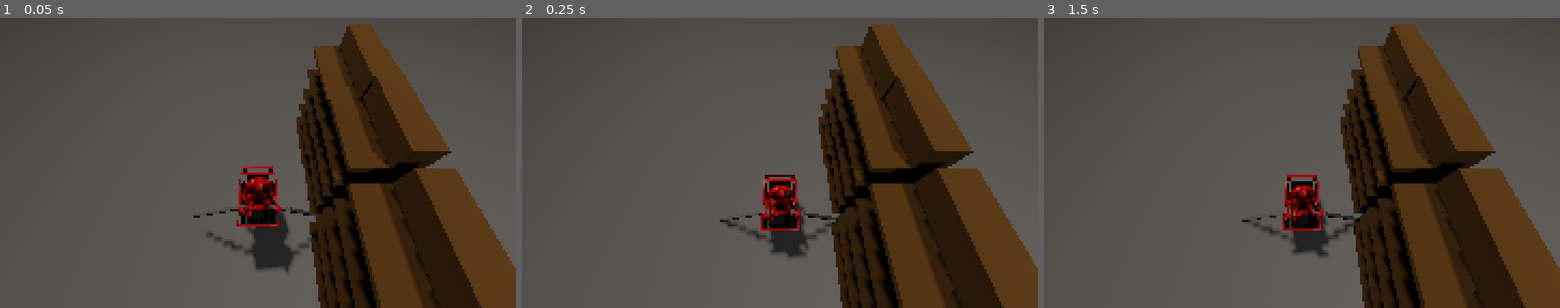
Above: before the commit, frames 1-3 (left to right).
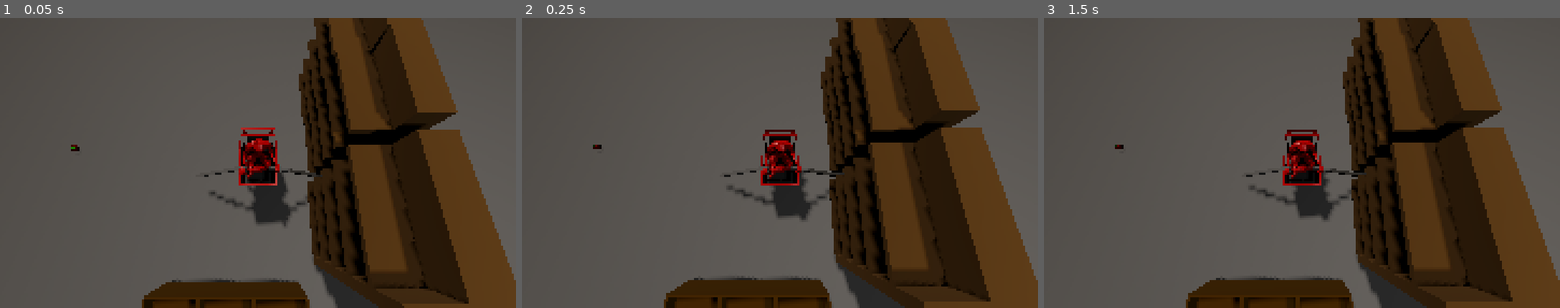
Above: after the commit, the same moments.

Repository: tm-nielsen/trolley-problem
Game: Godot game, scene res://scenes/root.tscn
Two runs of this game, one before a commit and one after it. Both use one fixed random seed, a clock stepped at 60 frames per second and the inputs below.
Inputs:
- Up to frame 1 (0.05 s): no input
- Up to frame 2 (0.25 s): no input
- Up to frame 3 (1.5 s): tap Enter at 1.25 s

The runs differ from the first frame. In frame 1, 22% of the frame differs, in the area x 13-100%, y 0-100%; in frame 2, 22%; in frame 3, 22%.

Commit message:
Swapped cart body to kinematic

Diff:
--- a/scenes/movement_test.tscn
+++ b/scenes/movement_test.tscn
@@ -1,13 +1,15 @@
-[gd_scene load_steps=13 format=3 uid="uid://c4qwrg2femdoj"]
+[gd_scene load_steps=16 format=3 uid="uid://c4qwrg2femdoj"]
 
 [ext_resource type="Script" uid="uid://c8nqi0le2ibfe" path="res://scripts/player/cart_body.gd" id="1_d5coj"]
 [ext_resource type="ArrayMesh" uid="uid://whb3aqhbna6n" path="res://models/cart/cart.res" id="1_nyyim"]
+[ext_resource type="Script" uid="uid://bdxeu5afe7edl" path="res://scripts/tracking_camera.gd" id="1_t354w"]
 [ext_resource type="Script" uid="uid://3jl1xhdapak2" path="res://scripts/player/paddle_controller.gd" id="3_l606k"]
 [ext_resource type="PackedScene" uid="uid://buqvwk6vnginp" path="res://models/Shelf.glb" id="4_3v85x"]
 [ext_resource type="PackedScene" uid="uid://bltk3dtuf4ytx" path="res://models/ShelfCorner.glb" id="5_mp4pn"]
 [ext_resource type="PackedScene" uid="uid://bgaaq2cs5ihqb" path="res://models/ShelfDouble.glb" id="6_t354w"]
-
-[sub_resource type="PhysicsMaterial" id="PhysicsMaterial_rjwnk"]
+[ext_resource type="PackedScene" uid="uid://dqt7p5n40u8vb" path="res://models/ShelfProduce.glb" id="7_l606k"]
+[ext_resource type="PackedScene" uid="uid://ccj1va6wuahxd" path="res://models/ShelfFrozen.glb" id="8_3v85x"]
+[ext_resource type="PackedScene" uid="uid://dw7hbi50rrk48" path="res://models/Produce_Tomapple.glb" id="10_s4463"]
 
 [sub_resource type="BoxShape3D" id="BoxShape3D_nyyim"]
 size = Vector3(0.493896, 0.150146, 0.646606)
@@ -25,8 +27,10 @@
 
 [node name="MovementTest" type="Node3D"]
 
-[node name="Camera3D" type="Camera3D" parent="."]
+[node name="Camera3D" type="Camera3D" parent="." node_paths=PackedStringArray("target_node")]
 transform = Transform3D(1, 0, 0, 0, 0.5, 0.866025, 0, -0.866025, 0.5, 0, 3, 1)
+script = ExtResource("1_t354w")
+target_node = NodePath("../Player")
 
 [node name="DirectionalLight3D" type="DirectionalLight3D" parent="."]
 transform = Transform3D(0.957672, -0.0731471, -0.278412, 0.16932, -0.639032, 0.750313, -0.232797, -0.765695, -0.599597, 0, 0, 0)
@@ -40,18 +44,19 @@
 shadow_enabled = true
 omni_range = 20.0
 
-[node name="Player" type="RigidBody3D" parent="." node_paths=PackedStringArray("right_paddle", "left_paddle")]
-physics_material_override = SubResource("PhysicsMaterial_rjwnk")
+[node name="Player" type="CharacterBody3D" parent="." node_paths=PackedStringArray("right_paddle", "left_paddle")]
 script = ExtResource("1_d5coj")
+push_force = 5.0
+up_force = 3.0
 right_paddle = NodePath("Paddles/Right")
 left_paddle = NodePath("Paddles/Left")
 
 [node name="Base Collider" type="CollisionShape3D" parent="Player"]
-transform = Transform3D(1, 0, 0, 0, 1, 0, 0, 0, 1, 0, -0.135376, 0.0654907)
+transform = Transform3D(1, 0, 0, 0, 1, 0, 0, 0, 1, 0, -0.327505, -0.0193456)
 shape = SubResource("BoxShape3D_nyyim")
 
 [node name="Bucket Collider" type="CollisionShape3D" parent="Player"]
-transform = Transform3D(1, 0, 0, 0, 1, 0, 0, 0, 1, 0, 0.323853, 0.0139923)
+transform = Transform3D(1, 0, 0, 0, 1, 0, 0, 0, 1, 0, 0.129229, 0.0214779)
 shape = SubResource("BoxShape3D_755td")
 
 [node name="Cart" type="MeshInstance3D" parent="Player"]
@@ -104,3 +109,12 @@
 
 [node name="ShelfDouble" parent="." instance=ExtResource("6_t354w")]
 transform = Transform3D(1, 0, 0, 0, 1, 0, 0, 0, 1, 1.14055, -0.5, -1.62481)
+
+[node name="ShelfProduce" parent="." instance=ExtResource("7_l606k")]
+transform = Transform3D(1, 0, 0, 0, 1, 0, 0, 0, 1, -0.395856, -0.38549, 2.51541)
+
+[node name="ShelfFrozen" parent="." instance=ExtResource("8_3v85x")]
+transform = Transform3D(1, 0, 0, 0, 1, 0, 0, 0, 1, -2.52517, -0.5, 3.89883)
+
+[node name="Produce_Tomapple" parent="." instance=ExtResource("10_s4463")]
+transform = Transform3D(1, 0, 0, 0, 1, 0, 0, 0, 1, -3.5823, -0.499749, -0.438797)
--- a/scripts/player/cart_body.gd
+++ b/scripts/player/cart_body.gd
@@ -1,5 +1,5 @@
 class_name CartBody
-extends RigidBody3D
+extends CharacterBody3D
 
 @export var push_force: float = 10
 @export var up_force: float = 5
@@ -10,7 +10,13 @@
 
 
 func _ready() -> void:
-    right_paddle.pushed_forward.connect(apply_forward_push)
+    right_paddle.pushed_forward.connect(
+        apply_forward_push
+    )
+
+func _physics_process(delta: float) -> void:
+    velocity += get_gravity() * delta
+    move_and_slide()
 
 func apply_forward_push():
-    apply_impulse(basis.z * push_force)
+    velocity += basis.z * push_force
